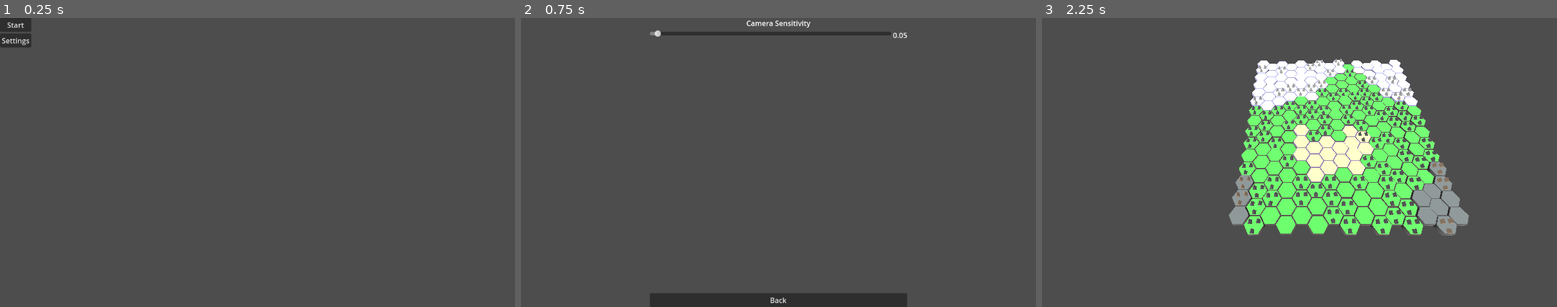
Above: before the commit, frames 1-3 (left to right).
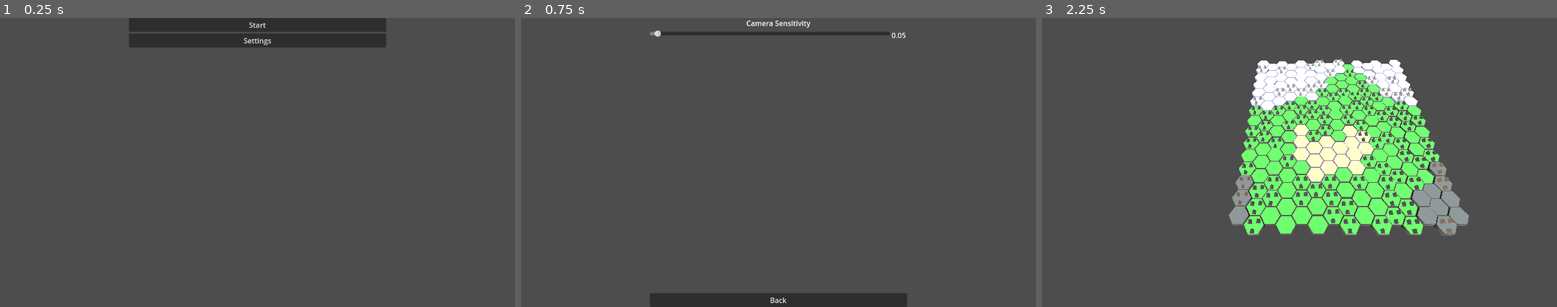
Above: after the commit, the same moments.

Repository: STORM-33/elemental-conquest
Game: Godot game, scene res://scenes/main_menu/main_menu.tscn
Same seed, same stepped clock (60 frames per second), same inputs: the game is played once before the commit and once after it.
Inputs:
- Up to frame 1 (0.25 s): no input
- Up to frame 2 (0.75 s): click "Settings" at 0.5 s
- Up to frame 3 (2.25 s): click "Back" at 1.25 s; click "Start" at 2 s

The runs differ from the first frame. In frame 1, 5.3% of the frame differs, in the area x 0-75%, y 0-11%; in frame 2, less than 0.1%; in frame 3, nothing differs.

Commit message:
make it stay in place

Diff:
--- a/scenes/main_menu/main_menu.gd
+++ b/scenes/main_menu/main_menu.gd
@@ -1,8 +1,14 @@
 extends Control
-
+@onready var vBox = $VBoxContainer
 func _ready():
 	$VBoxContainer/StartButton.pressed.connect(startButtonPressed)
 	$VBoxContainer/SettingsButton.pressed.connect(settingsButtonPressed)
+	vBox.anchor_top = 0
+	vBox.anchor_bottom = 1
+	vBox.anchor_left = 0.5
+	vBox.anchor_right = 0.5
+	vBox.offset_left = -Globals.screen_width/4
+	vBox.offset_right = Globals.screen_width/4
 
 func startButtonPressed():
 	get_tree().change_scene_to_file("res://scenes/map_gen/map_gen.tscn")
--- a/scenes/main_menu/settings.gd
+++ b/scenes/main_menu/settings.gd
@@ -4,6 +4,10 @@
 @onready var camSens_label = $VBoxContainer/HBoxContainer/Label
 @onready var vBox = $VBoxContainer
 func _ready():
+	vBox.anchor_top = 0
+	vBox.anchor_bottom = 1
+	vBox.anchor_left = 0.5
+	vBox.anchor_right = 0.5
 	vBox.offset_left = -Globals.screen_width/4
 	vBox.offset_right = Globals.screen_width/4
 
--- a/scenes/main_menu/settings.tscn
+++ b/scenes/main_menu/settings.tscn
@@ -15,6 +15,7 @@
 layout_mode = 1
 anchors_preset = -1
 anchor_left = 0.5
+anchor_top = -0.5
 anchor_right = 0.5
 anchor_bottom = 1.0
 offset_left = -100.0
@@ -37,7 +38,7 @@
 size_flags_stretch_ratio = 10.0
 
 [node name="Label" type="Label" parent="VBoxContainer/HBoxContainer"]
-custom_minimum_size = Vector2(20, 0)
+custom_minimum_size = Vector2(35, 0)
 layout_mode = 2
 size_flags_vertical = 0
 
Not shown: 1 places in scenes/main_menu/settings.tscn that only renumber resources
